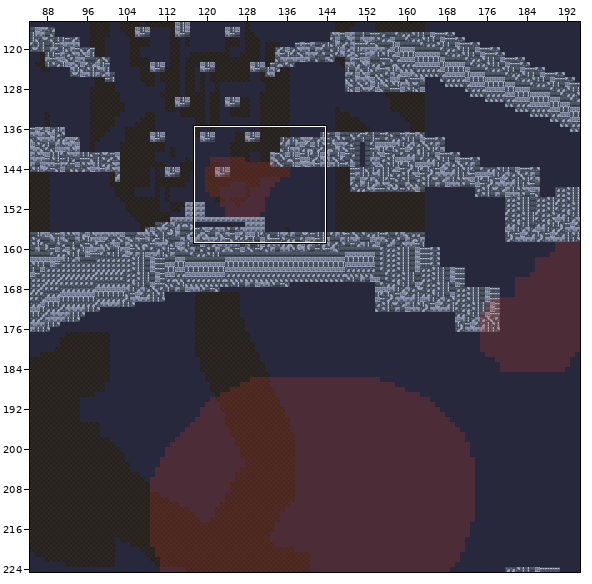
An edit to a level. Tiled map (JSON), src/maps/map000.json. Above, an overview of the earlier version with the close-up marked.
Close-up. Old version:
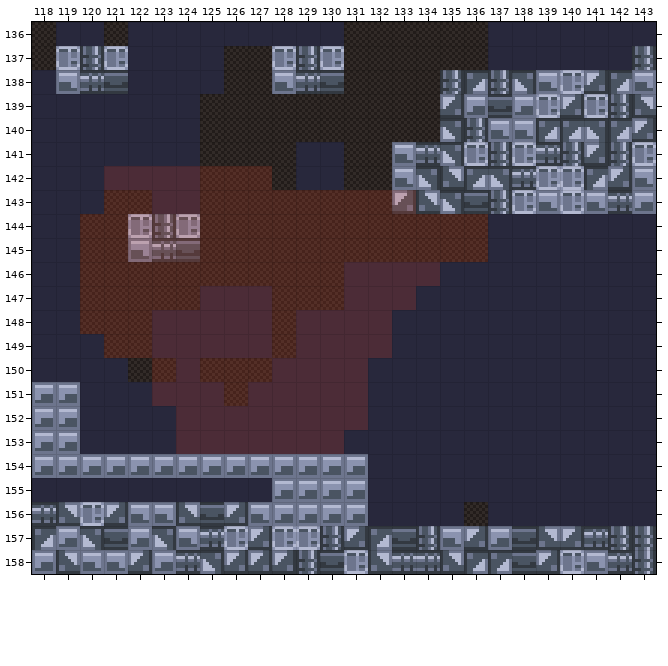
Cells are 8x8 px. Shown: x 118..143, y 136..158.
Now the later version:
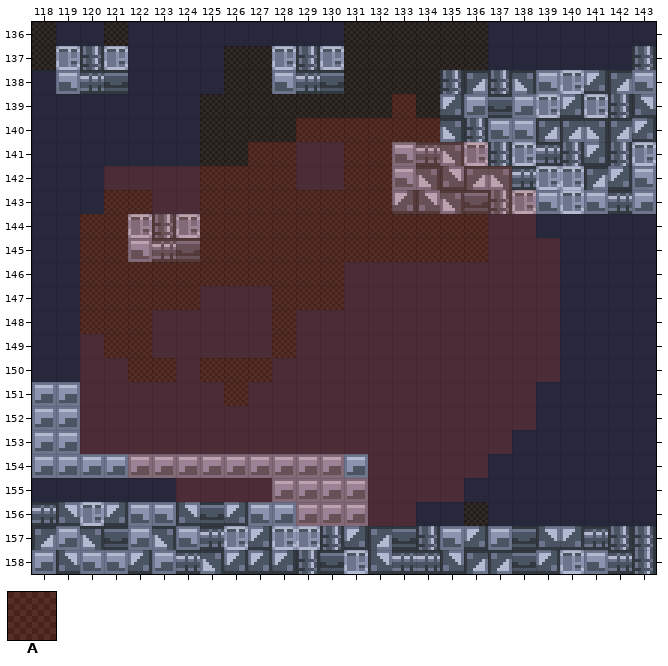
Key: from "tiles": A 2.
_ is an empty cell, . an unchanged one.
See-through tiles are keyed as they look on the map.
Difference:
--- layer "Flip"
@@ x 120..139 @@
-139 ............._......
-140 .........______.....
-141 .......__________...
-142 ........__________..
-143 .............._____.
-144 .................__.
-145 .................___
-146 ..............._____
-147 ..............______
-148 ............._______
-149 _............_______
-150 ___.........________
-151 ___........._______.
-152 ____........_______.
-153 ____......._______..
-154 .._________._____...
-155 ....____________....
-156 ........._____......
+139 .............A......
+140 .........AAAAAA.....
+141 .......AAAAAAAAAA...
+142 ........AAAAAAAAAA..
+143 ..............AAAAA.
+144 .................AA.
+145 .................AAA
+146 ...............AAAAA
+147 ..............AAAAAA
+148 .............AAAAAAA
+149 A............AAAAAAA
+150 AAA.........AAAAAAAA
+151 AAA.........AAAAAAA.
+152 AAAA........AAAAAAA.
+153 AAAA.......AAAAAAA..
+154 ..AAAAAAAAA.AAAAA...
+155 ....AAAAAAAAAAAA....
+156 .........AAAAA......
Where, in picture pixels (left, top, right, bottom), the same in both close-ups:
added: (80, 94, 560, 526)
